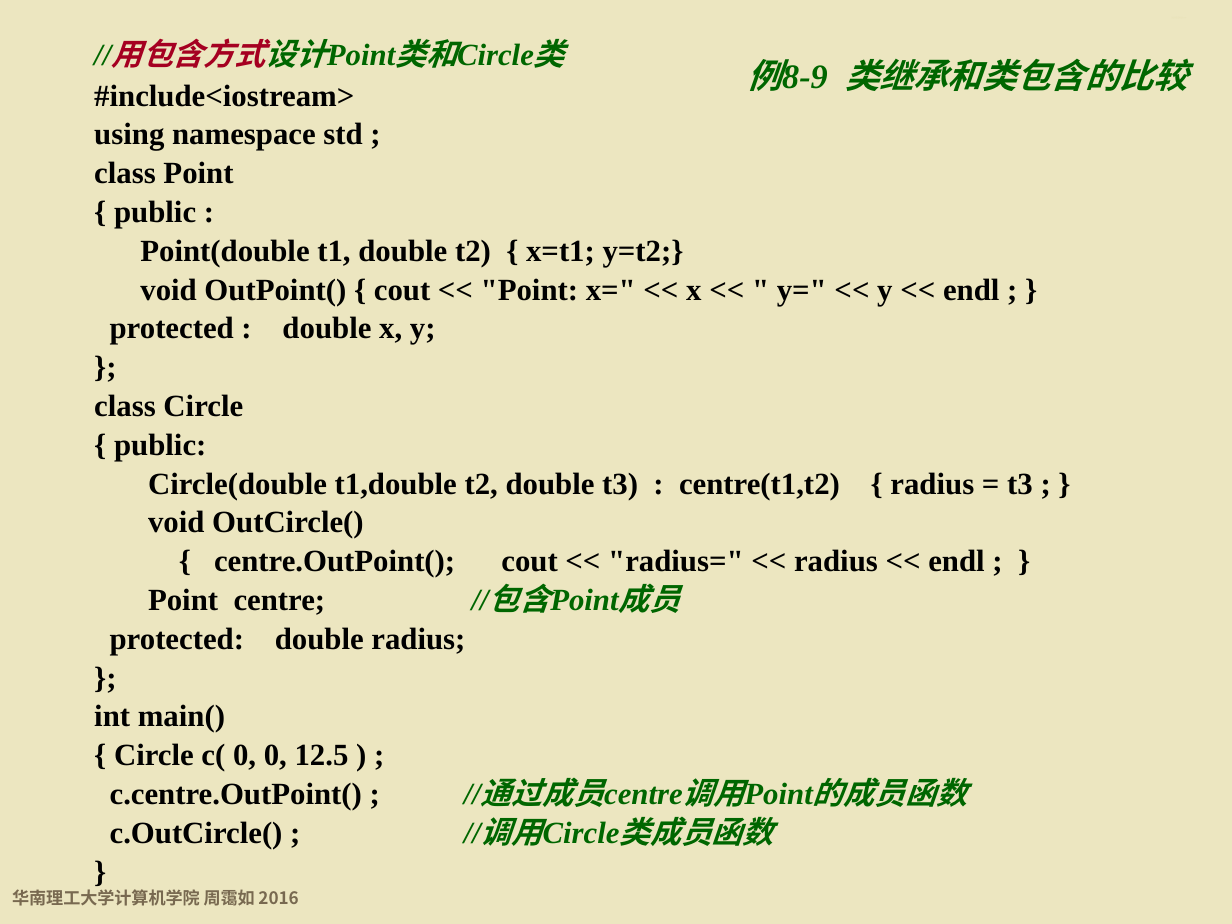
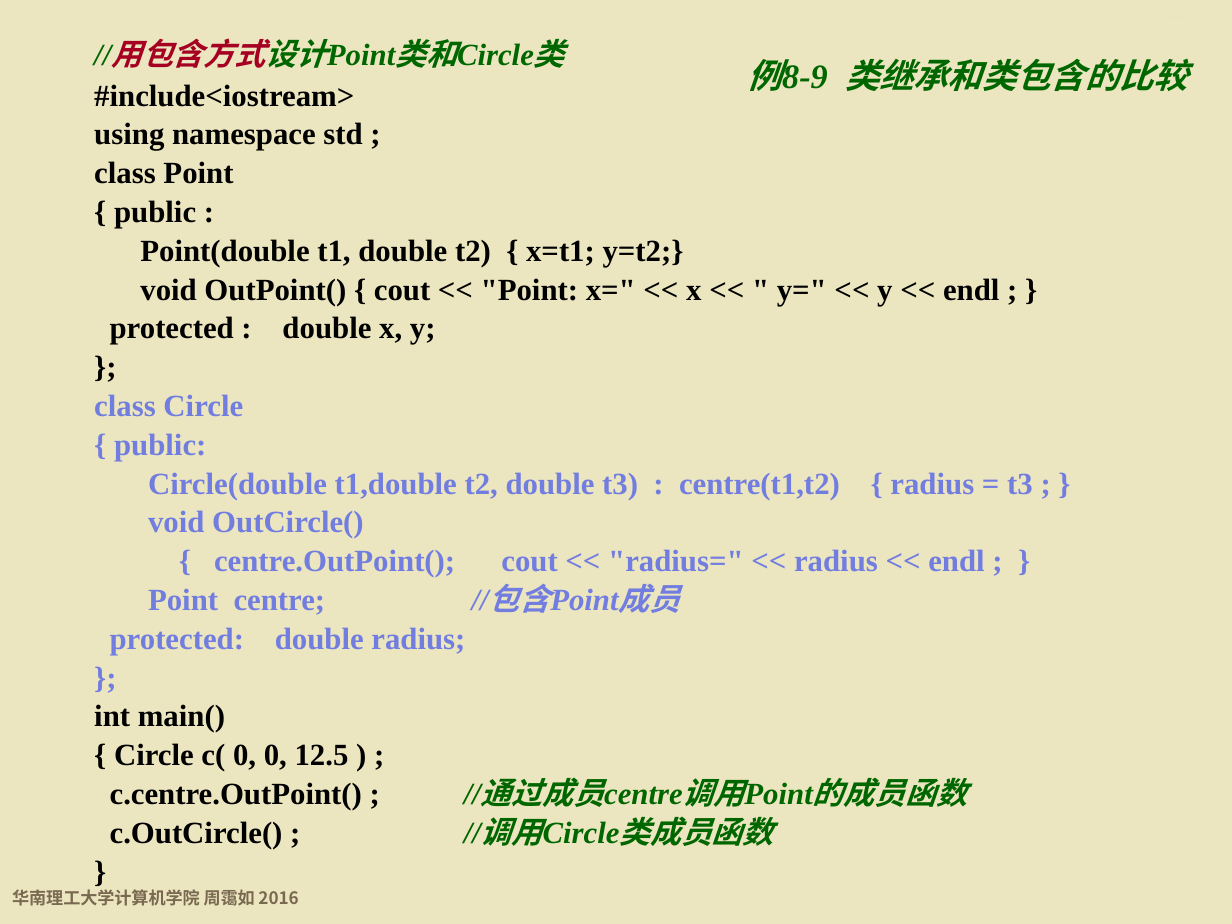
Before and after one commit to wwuhn/wwuhn.github.io, a slide deck: slide 107 of bookspcClassic/C++程序设计基础（第5版）周霭如/8-继承.pptx. Drawn at 1232x924 pixels with LibreOffice and Linux fonts; fonts in the diff are those of the drawing; background and template pictures are left out. Boxes give left, top, right and bottom in pixels: in the first picture for what was removed or moved away, otherwise in the second. Text is boxed around its words. In the diff, an @@ line names an element or a change of style, - is before the commit and + after.

```diff
--- a/bookspcClassic/C++程序设计基础（第5版）周霭如/8-继承.pptx
+++ b/bookspcClassic/C++程序设计基础（第5版）周霭如/8-继承.pptx
@@ text at (x1=94, y1=394, x2=1033, y2=655): text colour #000000 to #727DE0 in "class Circle", "{ public:", "Circle(double t1,double t2, double t3) : centre(t1,t2) ...", "void OutCircle()" and 4 more places; text colour #006600 to #727DE0 in "//包含Point成员" @@
```
Also in this commit, not shown: 10 other slides changed.
